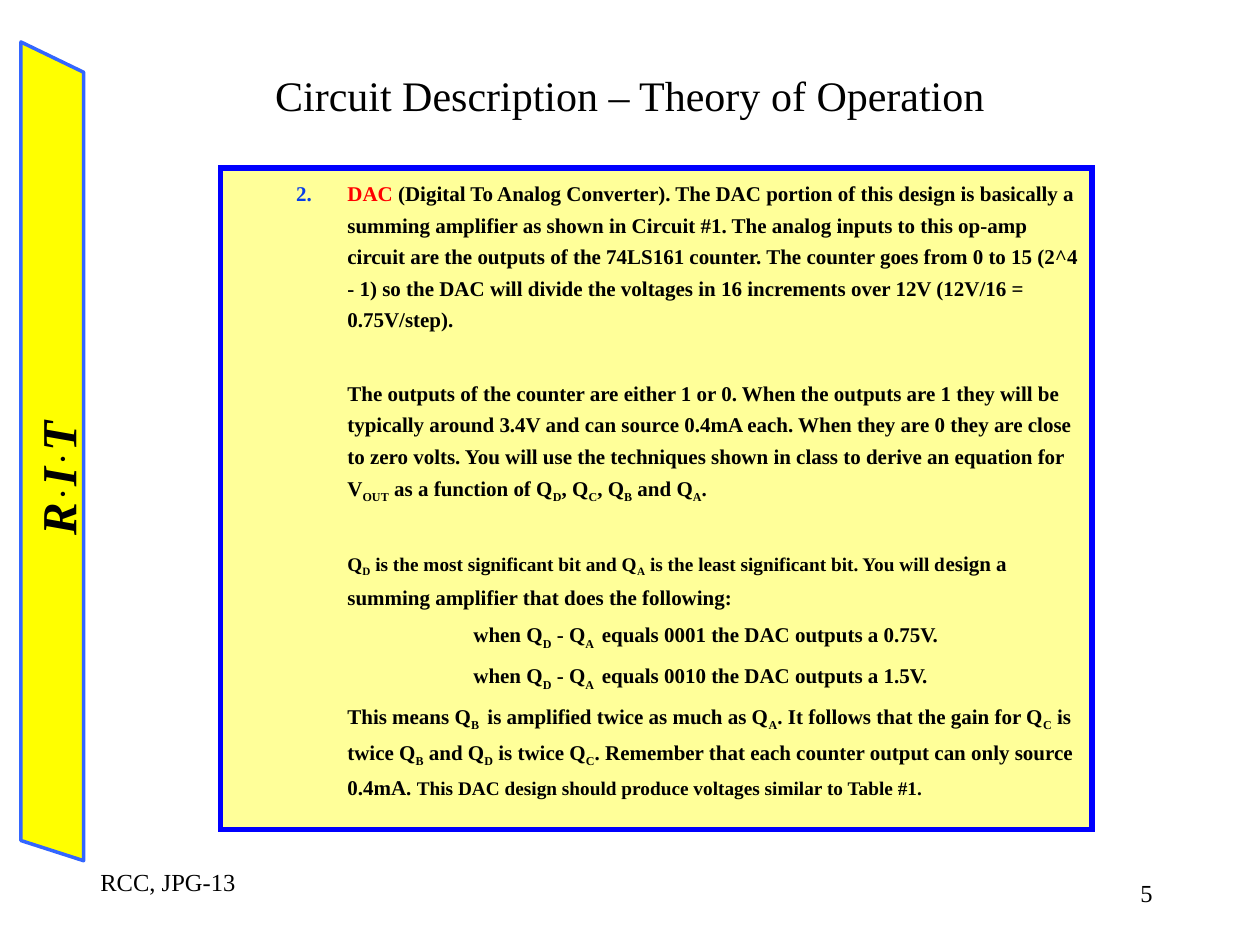
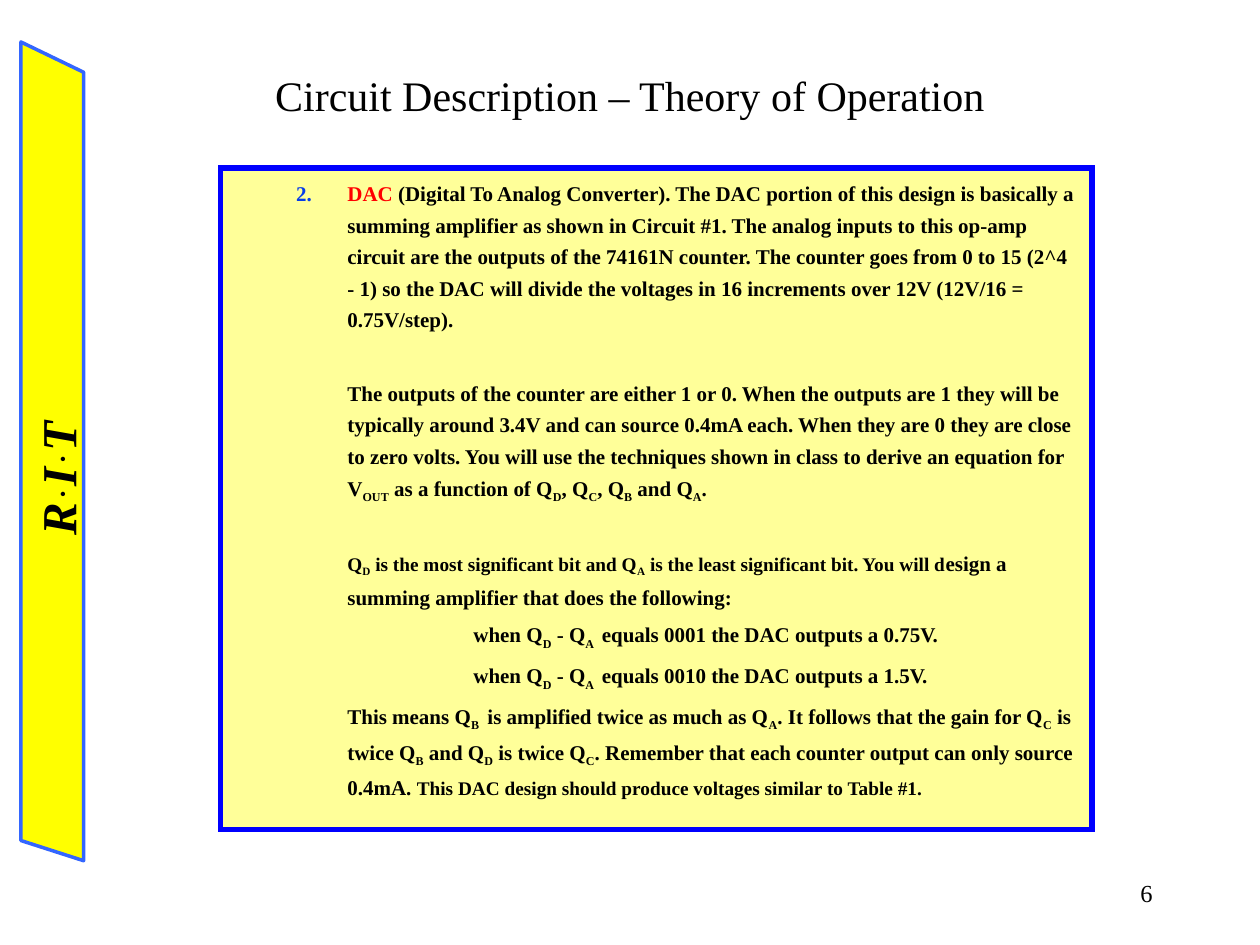
Before and after one commit to blizzardfinnegan/rit2195Notes, a slide deck: slide 6 of EEET-222-03/lab6/lab6.ppt (slide 5 before the commit). Drawn at 1260x945 pixels with LibreOffice and Linux fonts; fonts in the diff are those of the drawing. Boxes give left, top, right and bottom in pixels: in the first picture for what was removed or moved away, otherwise in the second. Text is boxed around its words. In the diff, an @@ line names an element or a change of style, - is before the commit and + after.

```diff
--- a/EEET-222-03/lab6/lab6.ppt
+++ b/EEET-222-03/lab6/lab6.ppt
@@ text at <box>347,186,1073,332</box>: text changed @@
-  2. DAC (Digital To Analog Converter). The DAC portion of this design is basically a summing amplifier as shown in Circuit #1. The analog inputs to this op-amp circuit are the outputs of the 74LS161 counter. The counter goes from 0 to 15 (2^4 - 1) so the DAC will divide the voltages in 16 increments over 12V (12V/16 = 0.75V/step).
+  2. DAC (Digital To Analog Converter). The DAC portion of this design is basically a summing amplifier as shown in Circuit #1. The analog inputs to this op-amp circuit are the outputs of the 74161N counter. The counter goes from 0 to 15 (2^4 - 1) so the DAC will divide the voltages in 16 increments over 12V (12V/16 = 0.75V/step).
@@ text removed at <box>100,874,236,895</box> @@
-RCC, JPG-13
@@ page number at <box>1140,885,1152,903</box>: text changed @@
-5
+6
```
Also in this commit, not shown: 12 other slides changed, 3 slides added, 1 slide removed, 51 other files.
